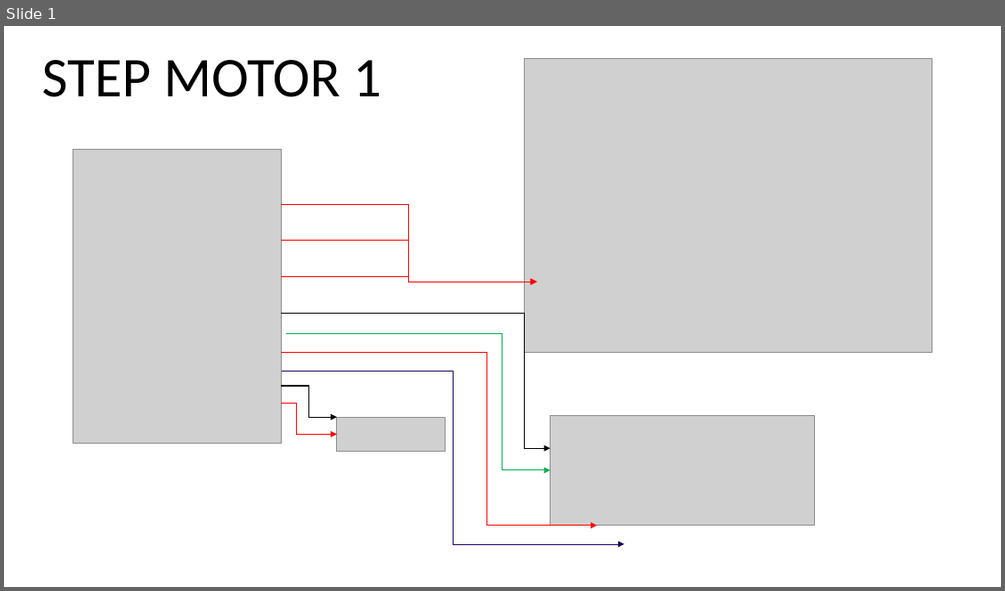
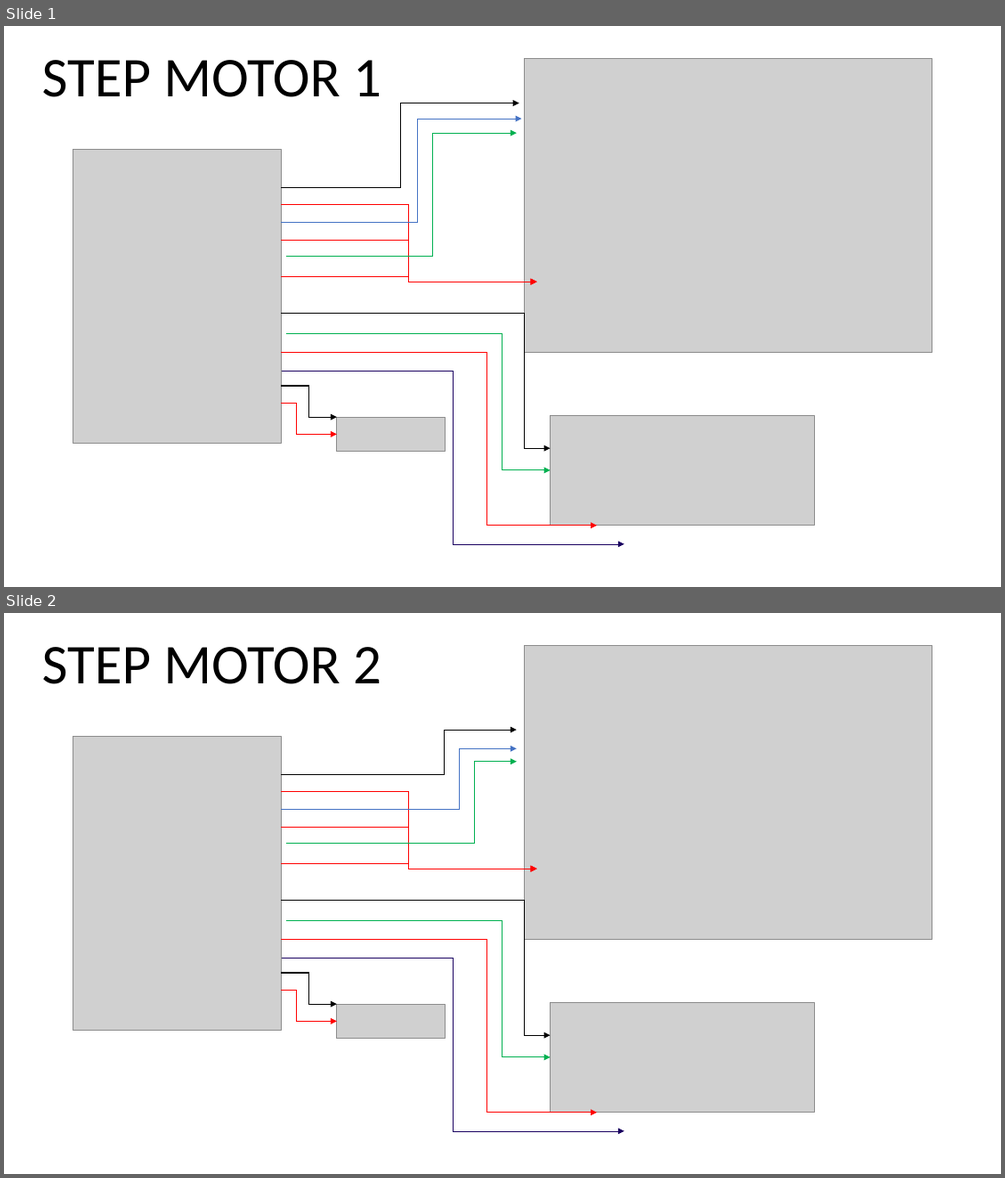
Before and after one commit to FreakJazz/ESP32-control-TB6600, a slide deck: connections/connections.pptx. Shown one above the other, each under a label of ours: slide 1 before the commit, slides 1 and 2 after it. The pictures are 1005x591 and 1005x1178 pixels, drawn with LibreOffice and Linux fonts; fonts in the diff are those of the drawing; grey boxes stand for pictures. Boxes give left, top, right and bottom in pixels: in the first picture for what was removed or moved away, otherwise in the second. Text is boxed around its words. In the diff, an @@ line names an element or a change of style, - is before the commit and + after.

```diff
--- a/connections/connections.pptx
+++ b/connections/connections.pptx
@@ slide 2 added at (x1=4, y1=613, x2=1001, y2=1174), background #FFFFFF @@
@@ text added at (x1=42, y1=647, x2=381, y2=684), 54 pt, text #000000 @@
+STEP MOTOR 2
@@ picture added at (x1=525, y1=646, x2=932, y2=940) @@
@@ picture added at (x1=73, y1=737, x2=281, y2=1030) @@
@@ elbow arrow added from (282, 774) to (517, 730), #000000 0.5 pt @@
@@ elbow arrow added from (282, 809) to (517, 748), #4472C4 0.5 pt @@
@@ elbow arrow added from (286, 844) to (517, 762), #00B050 0.5 pt @@
@@ elbow arrow added from (282, 792) to (537, 868), #FF0000 1 pt @@
@@ elbow arrow added from (282, 827) to (537, 868), #FF0000 1 pt @@
@@ elbow arrow added from (282, 863) to (537, 868), #FF0000 1 pt @@
@@ elbow arrow added from (282, 900) to (550, 1036), #000000 1 pt @@
@@ elbow arrow added from (286, 920) to (550, 1057), #00B050 1 pt @@
@@ elbow arrow added from (282, 939) to (597, 1112), #FF0000 1 pt @@
@@ elbow arrow added from (282, 957) to (624, 1131), #190060 0.5 pt @@
@@ elbow arrow added from (282, 973) to (337, 1004), #000000 1 pt @@
@@ elbow arrow added from (282, 989) to (337, 1022), #FF0000 1 pt @@
@@ picture added at (x1=337, y1=1004, x2=445, y2=1038) @@
@@ picture added at (x1=550, y1=1002, x2=814, y2=1111) @@
@@ slide 1 changed as well @@
@@ elbow arrow added from (282, 187) to (519, 103), #000000 0.5 pt @@
@@ elbow arrow added from (282, 222) to (521, 119), #4472C4 0.5 pt @@
@@ elbow arrow added from (286, 257) to (517, 133), #00B050 0.5 pt @@
```
Also in this commit, not shown: 1 other slide added, 1 other file.
